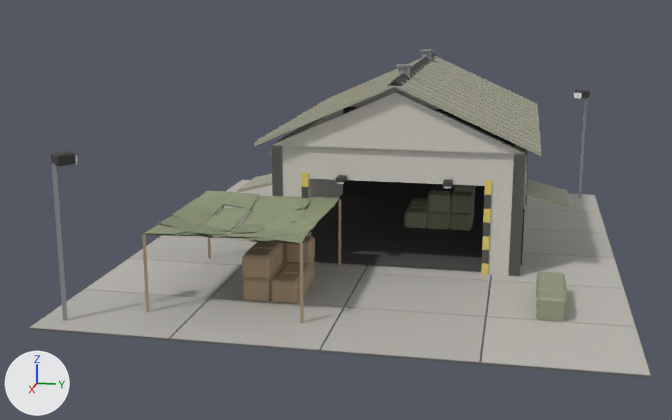
The glTF model art/models/b_supply.glb, before and after one commit.
Rendered twice from a camera (50 mm lens) standing at (35.17, 5.3, 10.22) and looking at (0.81, -1.57, 1.63). Arrows for +X, +Y and +Z are at lower left; the lights stay in place. The older version comes first.

Objects in the first picture: 'hull'.
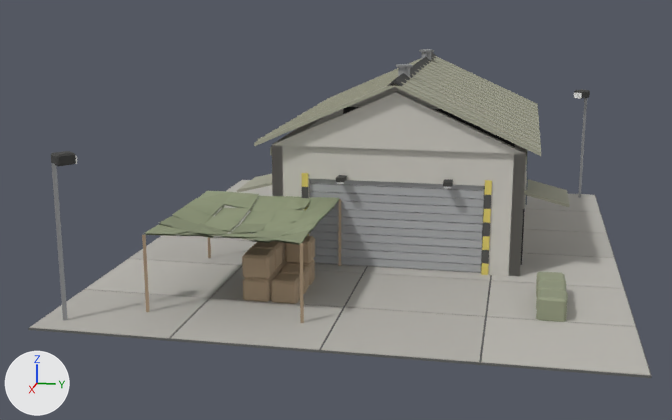
What the commit changed:
Mesh me_door is new.
It has 88 vertices, 132 faces and spans x 2.82..2.9, y -2.12..4.12, z 0.11..3.39.
It uses material mat_metal.
Object 'door' (ob_door) is new; it shows me_door.
Its location is (0.0, 0.0, 0.0).

Pixel boxes (x1, y1, x2, y2) of what changed, in the pictures (672 x 420 px):
'door', added
    after: (310, 179, 484, 272)
